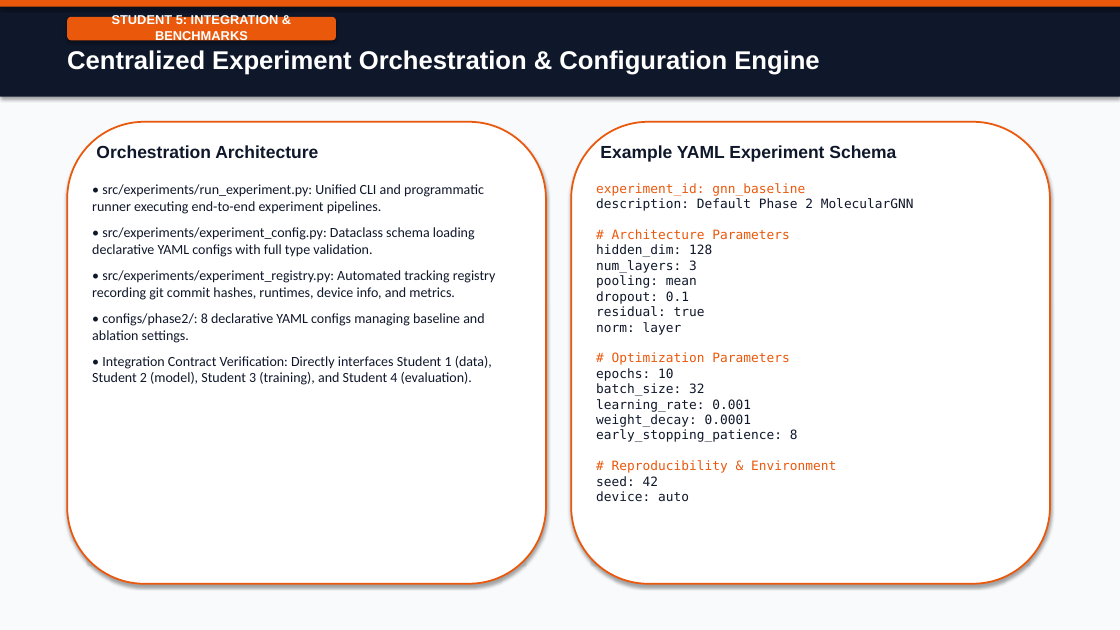
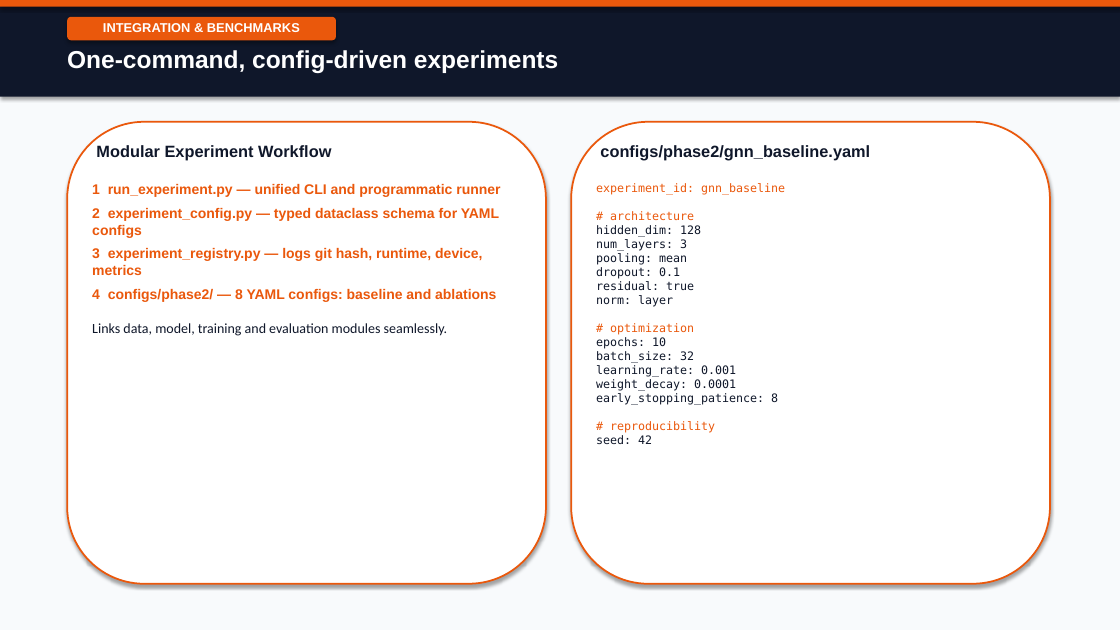
Before and after one commit to shouryapratap132006/Molecular-Toxicity-Prediction, a slide deck: slide 17 of reports/final_presentation/phase2_final_presentation.pptx. Drawn at 1120x630 pixels with LibreOffice and Linux fonts; fonts in the diff are those of the drawing. Boxes give left, top, right and bottom in pixels: in the first picture for what was removed or moved away, otherwise in the second. Text is boxed around its words. In the diff, an @@ line names an element or a change of style, - is before the commit and + after.

Commit message:
docs(presentation): align slide deck directly with defense script

```diff
--- a/reports/final_presentation/phase2_final_presentation.pptx
+++ b/reports/final_presentation/phase2_final_presentation.pptx
@@ text in rounded rectangle at bbox=[103, 23, 300, 32]: text changed @@
-STUDENT 5: INTEGRATION & BENCHMARKS
+INTEGRATION & BENCHMARKS
@@ text at bbox=[67, 50, 558, 73]: text changed; size 22 to 21 pt @@
-Centralized Experiment Orchestration & Configuration Engine
+One-command, config-driven experiments
@@ text at bbox=[96, 145, 331, 161]: text changed; size 15 to 14 pt @@
-Orchestration Architecture
+Modular Experiment Workflow
@@ text at bbox=[600, 145, 870, 161]: text changed; size 15 to 14 pt @@
-Example YAML Experiment Schema
+configs/phase2/gnn_baseline.yaml
@@ text at bbox=[92, 184, 500, 336]: text changed; font Calibri to Arial; text colour #0F172A to #EA580C; bold on @@
-• src/experiments/run_experiment.py: Unified CLI and programmatic runner executing end-to-end experiment pipelines.
-• src/experiments/experiment_config.py: Dataclass schema loading declarative YAML configs with full type validation.
-• src/experiments/experiment_registry.py: Automated tracking registry recording git commit hashes, runtimes, device info, and metrics.
-• configs/phase2/: 8 declarative YAML configs managing baseline and ablation settings.
-• Integration Contract Verification: Directly interfaces Student 1 (data), Student 2 (model), Student 3 (training), and Student 4 (evaluation).
+1 run_experiment.py — unified CLI and programmatic runner
+2 experiment_config.py — typed dataclass schema for YAML configs
+3 experiment_registry.py — logs git hash, runtime, device, metrics
+4 configs/phase2/ — 8 YAML configs: baseline and ablations
+Links data, model, training and evaluation modules seamlessly.
@@ text at bbox=[596, 183, 785, 444]: size 11 to 10 pt in "experiment_id: gnn_baseline", "hidden_dim: 128", "num_layers: 3", "pooling: mean" and 9 more places @@
@@ text at bbox=[610, 211, 694, 220]: text changed; size 11 to 10 pt; text colour #0F172A to #EA580C @@
-description: Default Phase 2 MolecularGNN
-# Architecture Parameters
+# architecture
@@ text at bbox=[610, 323, 694, 335]: text changed; size 11 to 10 pt @@
-# Optimization Parameters
+# optimization
@@ text at bbox=[610, 421, 715, 433]: text changed; size 11 to 10 pt @@
-# Reproducibility & Environment
+# reproducibility
@@ text at bbox=[596, 491, 689, 501]: paragraph removed @@
-device: auto
```
Also in this commit, not shown: 19 other slides changed, 1 other file.
